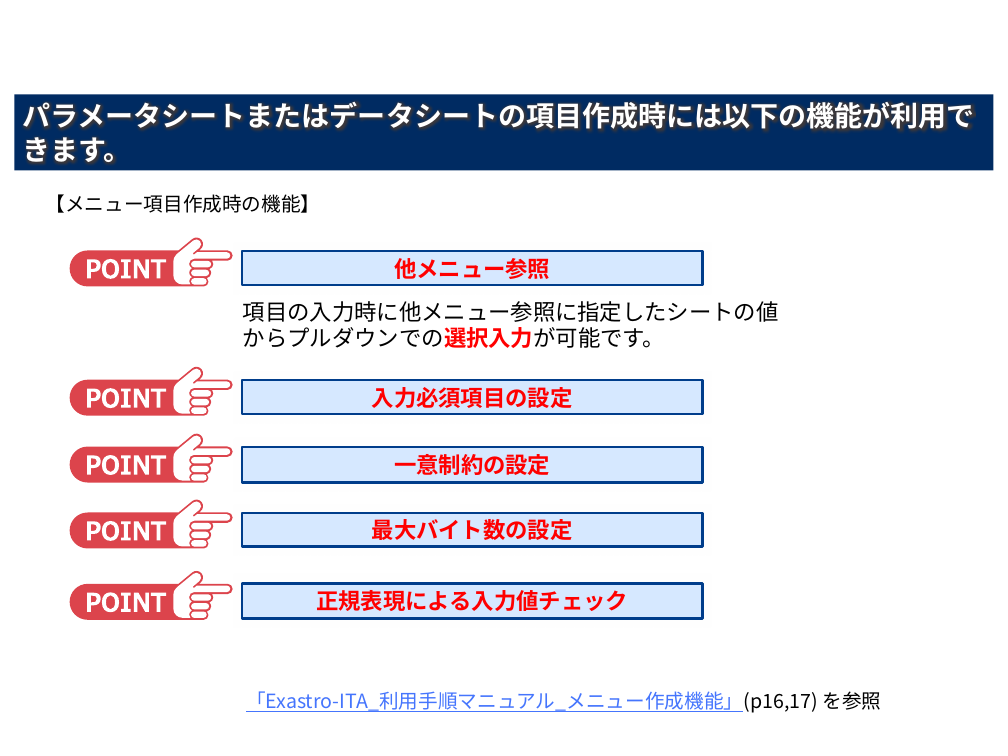
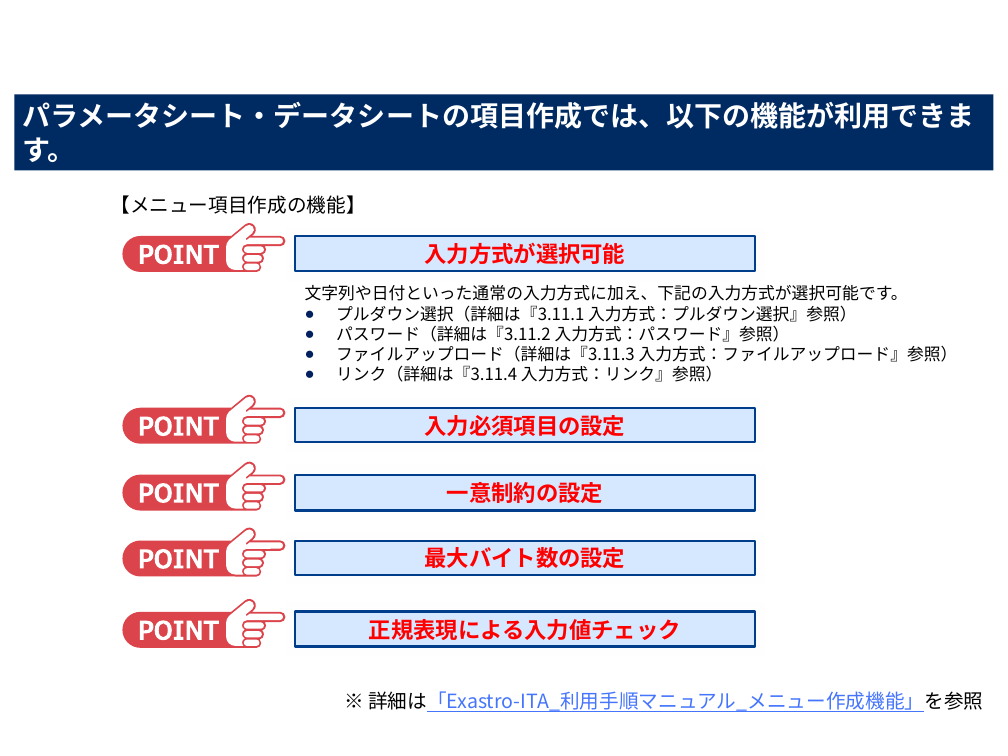
Before and after one commit to exastro-suite/it-automation-docs, a slide deck: slide 37 of asset/Learn_ja/ITA-hg-ps_classroom_lecture_ja.pptx (slide 27 before the commit). Drawn at 1008x756 pixels with LibreOffice and Linux fonts; fonts in the diff are those of the drawing; background and template pictures are left out. Boxes give left, top, right and bottom in pixels: in the first picture for what was removed or moved away, otherwise in the second. Text is boxed around its words. In the diff, an @@ line names an element or a change of style, - is before the commit and + after.

```diff
--- a/asset/Learn_ja/ITA-hg-ps_classroom_lecture_ja.pptx
+++ b/asset/Learn_ja/ITA-hg-ps_classroom_lecture_ja.pptx
@@ text in rectangle at (22,102,975,162): text changed @@
-パラメータシートまたはデータシートの項目作成時には以下の機能が利用できます。
+パラメータシート・データシートの項目作成では、以下の機能が利用できます。
@@ text at (110,195,365,214): text changed @@
-【メニュー項目作成時の機能】
+【メニュー項目作成の機能】
@@ freeform shape: place and size @@
-freeform shape at (70,238,233,286)
+freeform shape at (122,223,285,271)
@@ freeform shape: place and size @@
-freeform shape at (173,240,230,285)
+freeform shape at (226,225,282,270)
@@ rectangle "入力方式が選択可能": place and size @@
-rectangle "入力方式が選択可能" at (242,251,703,285)
+rectangle "入力方式が選択可能" at (294,237,755,271)
@@ freeform shape: place and size @@
-freeform shape at (87,259,165,279)
+freeform shape at (140,245,219,265)
@@ text in rectangle at (424,243,625,264): text changed @@
-他メニュー参照
+入力方式が選択可能
@@ text at (305,285,958,382): text changed; size 16 to 12 pt @@
-項目の入力時に他メニュー参照に指定したシートの値からプルダウンでの選択入力が可能です。
+文字列や日付といった通常の入力方式に加え、下記の入力方式が選択可能です。
+● プルダウン選択（詳細は『3.11.1 入力方式：プルダウン選択』参照）
+● パスワード（詳細は『3.11.2 入力方式：パスワード』参照）
+● ファイルアップロード（詳細は『3.11.3 入力方式：ファイルアップロード』参照）
+● リンク（詳細は『3.11.4 入力方式：リンク』参照）
@@ 7 freeform shapes: place and size @@
-7 freeform shapes at (87,369,230,618)
+7 freeform shapes at (140,397,282,646)
@@ 4 rectangles, 3 freeform shapes: place and size @@
-4 rectangles, 3 freeform shapes at (70,367,703,619)
+4 rectangles, 3 freeform shapes at (122,395,755,647)
@@ freeform shape: place and size @@
-freeform shape at (70,500,233,548)
+freeform shape at (122,527,285,576)
@@ freeform shape: place and size @@
-freeform shape at (87,593,165,613)
+freeform shape at (140,620,219,640)
@@ text at (368,691,983,712): text changed @@
-「Exastro-ITA_利用手順マニュアル_メニュー作成機能」(p16,17) を参照
+※ 詳細は「Exastro-ITA_利用手順マニュアル_メニュー作成機能」を参照
```
Also in this commit, not shown: 28 other slides changed, 13 slides added, 3 slides removed, 1 other file.
